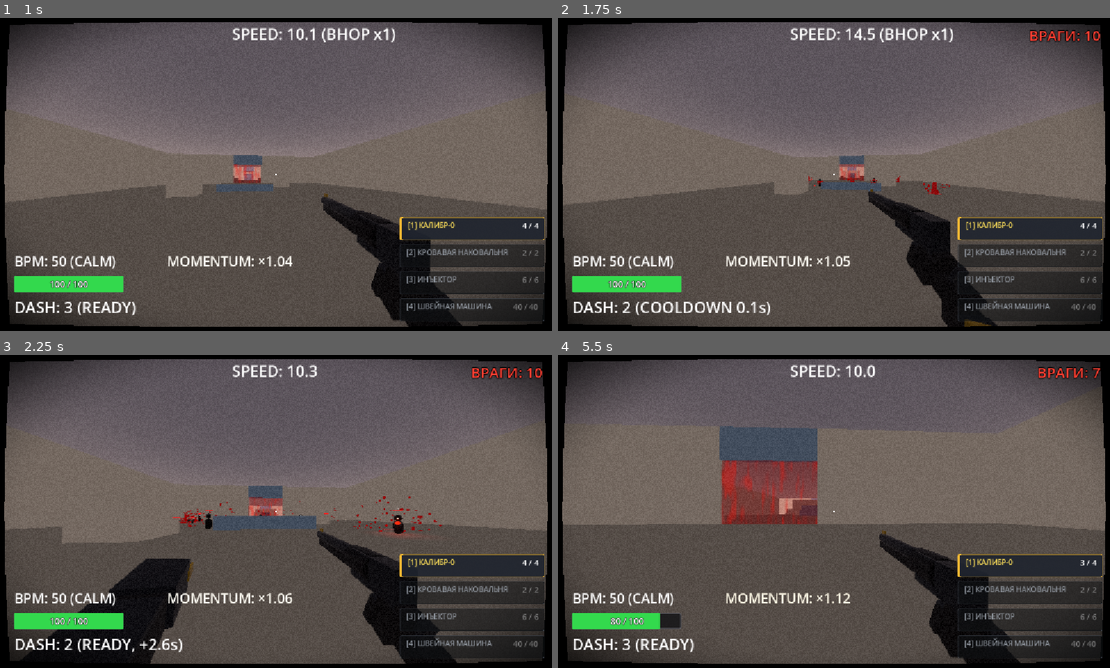
Above: before the commit, frames 1-4 (two rows, left to right).
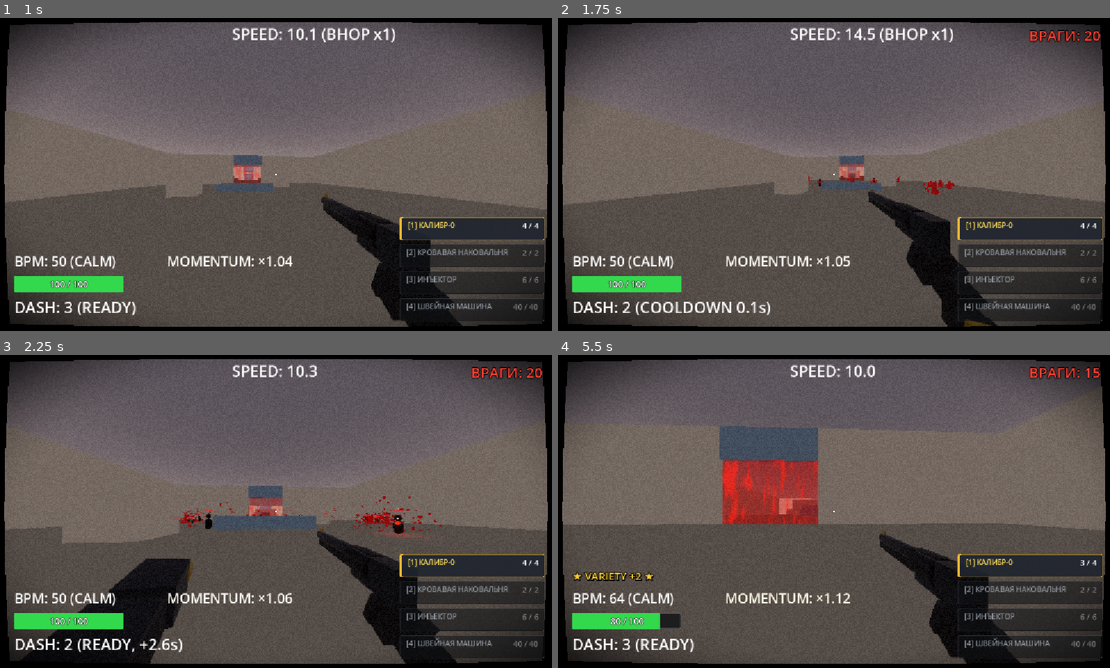
Above: after the commit, the same moments.

Repository: ggou3/voidkill
Game: Godot game, scene res://levels/demo_level.tscn
Two runs of this game, one before a commit and one after it. Both use one fixed random seed, a clock stepped at 60 frames per second and the inputs below. This scene is started directly instead of the project's main scene.
Inputs (mouse positions are in pixels of both pictures, inside the frame that each line leads up to):
- Up to frame 1 (1 s): tap Enter at 0.5 s; move the mouse to (309, 174) at 0.52 s; hold W (move_forward) from 0.53 s (still down); hold Right mouse button (alt_fire) from 0.53 s (still down); tap Space (jump) at 0.77 s
- Up to frame 2 (1.75 s): keep holding W (move_forward); move the mouse to (806, 174) at 1.27 s; release Right mouse button (alt_fire) at 1.28 s; tap Shift (dash) at 1.35 s; tap Space (jump) at 1.52 s
- Up to frame 3 (2.25 s): keep holding W (move_forward); move the mouse to (292, 505) at 2.02 s; hold F (melee) from 2.03 s (still down)
- Up to frame 4 (5.5 s): keep holding W (move_forward); move the mouse to (828, 517) at 2.77 s; release F (melee) at 2.78 s; click (828, 517) at 2.85 s; tap Space (jump) at 3.02, 3.77, 4.52 s; move the mouse to (878, 514) at 3.52 s; hold C (slam) 3.53-4.28 s; move the mouse to (789, 508) at 4.27 s; tap Ctrl (slide) at 4.35 s; move the mouse to (839, 511) at 5.02 s; tap 1 at 5.1 s

Frame 1 is identical in both runs. In frame 2, less than 0.1% of the frame differs, in the area x 51-97%, y 4-55%; in frame 3, 0.2%; in frame 4, 4.1%, in the area x 2-99%, y 3-80%.

Commit message:
feat: roughly double demo level enemy density, mostly swarms
Sector 1: 20, sector 2: 24 + 24 (+ optional hunter), sector 3: 28. Most of the
added enemies are swarm groups; a few melee, shield, bomber, ranged and a
stalker on top. Measured budget is about 40 live enemies before the frame
drops below 60 FPS, so the heaviest wave (28) stays within it.

Diff:
--- a/levels/demo_level.tscn
+++ b/levels/demo_level.tscn
@@ -435,6 +435,150 @@
 [node name="Swarm4" parent="Sectors/Sector3" instance=ExtResource("8_swarm")]
 transform = Transform3D(1, 0, 0, 0, 1, 0, 0, 0, 1, 16, 1, -184)
 
+[node name="SwarmB1" parent="Sectors/Sector1" instance=ExtResource("8_swarm")]
+transform = Transform3D(1, 0, 0, 0, 1, 0, 0, 0, 1, 22, 1, -38)
+
+[node name="SwarmB2" parent="Sectors/Sector1" instance=ExtResource("8_swarm")]
+transform = Transform3D(1, 0, 0, 0, 1, 0, 0, 0, 1, 24, 1, -38)
+
+[node name="SwarmB3" parent="Sectors/Sector1" instance=ExtResource("8_swarm")]
+transform = Transform3D(1, 0, 0, 0, 1, 0, 0, 0, 1, 20, 1, -38)
+
+[node name="SwarmB4" parent="Sectors/Sector1" instance=ExtResource("8_swarm")]
+transform = Transform3D(1, 0, 0, 0, 1, 0, 0, 0, 1, 22, 1, -40)
+
+[node name="SwarmB5" parent="Sectors/Sector1" instance=ExtResource("8_swarm")]
+transform = Transform3D(1, 0, 0, 0, 1, 0, 0, 0, 1, 22, 1, -36)
+
+[node name="SwarmC1" parent="Sectors/Sector1" instance=ExtResource("8_swarm")]
+transform = Transform3D(1, 0, 0, 0, 1, 0, 0, 0, 1, -4, 1, -56)
+
+[node name="SwarmC2" parent="Sectors/Sector1" instance=ExtResource("8_swarm")]
+transform = Transform3D(1, 0, 0, 0, 1, 0, 0, 0, 1, -2, 1, -56)
+
+[node name="SwarmC3" parent="Sectors/Sector1" instance=ExtResource("8_swarm")]
+transform = Transform3D(1, 0, 0, 0, 1, 0, 0, 0, 1, -6, 1, -56)
+
+[node name="SwarmC4" parent="Sectors/Sector1" instance=ExtResource("8_swarm")]
+transform = Transform3D(1, 0, 0, 0, 1, 0, 0, 0, 1, -4, 1, -58)
+
+[node name="Melee4" parent="Sectors/Sector1" instance=ExtResource("6_enemy")]
+transform = Transform3D(1, 0, 0, 0, 1, 0, 0, 0, 1, 4, 1, -40)
+
+[node name="SwarmB1" parent="Sectors/Sector2/Wave1" instance=ExtResource("8_swarm")]
+transform = Transform3D(1, 0, 0, 0, 1, 0, 0, 0, 1, 20, 1, -94)
+
+[node name="SwarmB2" parent="Sectors/Sector2/Wave1" instance=ExtResource("8_swarm")]
+transform = Transform3D(1, 0, 0, 0, 1, 0, 0, 0, 1, 22, 1, -94)
+
+[node name="SwarmB3" parent="Sectors/Sector2/Wave1" instance=ExtResource("8_swarm")]
+transform = Transform3D(1, 0, 0, 0, 1, 0, 0, 0, 1, 18, 1, -94)
+
+[node name="SwarmB4" parent="Sectors/Sector2/Wave1" instance=ExtResource("8_swarm")]
+transform = Transform3D(1, 0, 0, 0, 1, 0, 0, 0, 1, 20, 1, -96)
+
+[node name="SwarmB5" parent="Sectors/Sector2/Wave1" instance=ExtResource("8_swarm")]
+transform = Transform3D(1, 0, 0, 0, 1, 0, 0, 0, 1, 20, 1, -92)
+
+[node name="SwarmC1" parent="Sectors/Sector2/Wave1" instance=ExtResource("8_swarm")]
+transform = Transform3D(1, 0, 0, 0, 1, 0, 0, 0, 1, -4, 1, -124)
+
+[node name="SwarmC2" parent="Sectors/Sector2/Wave1" instance=ExtResource("8_swarm")]
+transform = Transform3D(1, 0, 0, 0, 1, 0, 0, 0, 1, -2, 1, -124)
+
+[node name="SwarmC3" parent="Sectors/Sector2/Wave1" instance=ExtResource("8_swarm")]
+transform = Transform3D(1, 0, 0, 0, 1, 0, 0, 0, 1, -6, 1, -124)
+
+[node name="SwarmC4" parent="Sectors/Sector2/Wave1" instance=ExtResource("8_swarm")]
+transform = Transform3D(1, 0, 0, 0, 1, 0, 0, 0, 1, -4, 1, -126)
+
+[node name="SwarmC5" parent="Sectors/Sector2/Wave1" instance=ExtResource("8_swarm")]
+transform = Transform3D(1, 0, 0, 0, 1, 0, 0, 0, 1, -4, 1, -122)
+
+[node name="Melee4" parent="Sectors/Sector2/Wave1" instance=ExtResource("6_enemy")]
+transform = Transform3D(1, 0, 0, 0, 1, 0, 0, 0, 1, 10, 1, -118)
+
+[node name="Shield3" parent="Sectors/Sector2/Wave1" instance=ExtResource("9_shield")]
+transform = Transform3D(1, 0, 0, 0, 1, 0, 0, 0, 1, 0, 1, -130)
+
+[node name="SwarmC1" parent="Sectors/Sector2/Wave2" instance=ExtResource("8_swarm")]
+transform = Transform3D(1, 0, 0, 0, 1, 0, 0, 0, 1, 18, 1, -140)
+
+[node name="SwarmC2" parent="Sectors/Sector2/Wave2" instance=ExtResource("8_swarm")]
+transform = Transform3D(1, 0, 0, 0, 1, 0, 0, 0, 1, 20, 1, -140)
+
+[node name="SwarmC3" parent="Sectors/Sector2/Wave2" instance=ExtResource("8_swarm")]
+transform = Transform3D(1, 0, 0, 0, 1, 0, 0, 0, 1, 16, 1, -140)
+
+[node name="SwarmC4" parent="Sectors/Sector2/Wave2" instance=ExtResource("8_swarm")]
+transform = Transform3D(1, 0, 0, 0, 1, 0, 0, 0, 1, 18, 1, -142)
+
+[node name="SwarmD1" parent="Sectors/Sector2/Wave2" instance=ExtResource("8_swarm")]
+transform = Transform3D(1, 0, 0, 0, 1, 0, 0, 0, 1, -14, 1, -100)
+
+[node name="SwarmD2" parent="Sectors/Sector2/Wave2" instance=ExtResource("8_swarm")]
+transform = Transform3D(1, 0, 0, 0, 1, 0, 0, 0, 1, -12, 1, -100)
+
+[node name="SwarmD3" parent="Sectors/Sector2/Wave2" instance=ExtResource("8_swarm")]
+transform = Transform3D(1, 0, 0, 0, 1, 0, 0, 0, 1, -16, 1, -100)
+
+[node name="SwarmD4" parent="Sectors/Sector2/Wave2" instance=ExtResource("8_swarm")]
+transform = Transform3D(1, 0, 0, 0, 1, 0, 0, 0, 1, -14, 1, -102)
+
+[node name="Melee3" parent="Sectors/Sector2/Wave2" instance=ExtResource("6_enemy")]
+transform = Transform3D(1, 0, 0, 0, 1, 0, 0, 0, 1, -20, 1, -115)
+
+[node name="Bomber3" parent="Sectors/Sector2/Wave2" instance=ExtResource("11_bomber")]
+transform = Transform3D(1, 0, 0, 0, 1, 0, 0, 0, 1, 0, 1, -80)
+
+[node name="Ranged1" parent="Sectors/Sector2/Wave2" instance=ExtResource("7_ranged")]
+transform = Transform3D(1, 0, 0, 0, 1, 0, 0, 0, 1, 12, 1, -104)
+
+[node name="Stalker1" parent="Sectors/Sector2/Wave2" instance=ExtResource("14_stalker")]
+transform = Transform3D(1, 0, 0, 0, 1, 0, 0, 0, 1, -18, 1, -135)
+
+[node name="SwarmB1" parent="Sectors/Sector3" instance=ExtResource("8_swarm")]
+transform = Transform3D(1, 0, 0, 0, 1, 0, 0, 0, 1, -20, 1, -180)
+
+[node name="SwarmB2" parent="Sectors/Sector3" instance=ExtResource("8_swarm")]
+transform = Transform3D(1, 0, 0, 0, 1, 0, 0, 0, 1, -22, 1, -180)
+
+[node name="SwarmB3" parent="Sectors/Sector3" instance=ExtResource("8_swarm")]
+transform = Transform3D(1, 0, 0, 0, 1, 0, 0, 0, 1, -18, 1, -180)
+
+[node name="SwarmB4" parent="Sectors/Sector3" instance=ExtResource("8_swarm")]
+transform = Transform3D(1, 0, 0, 0, 1, 0, 0, 0, 1, -20, 1, -182)
+
+[node name="SwarmB5" parent="Sectors/Sector3" instance=ExtResource("8_swarm")]
+transform = Transform3D(1, 0, 0, 0, 1, 0, 0, 0, 1, -20, 1, -178)
+
+[node name="SwarmC1" parent="Sectors/Sector3" instance=ExtResource("8_swarm")]
+transform = Transform3D(1, 0, 0, 0, 1, 0, 0, 0, 1, 0, 1, -170)
+
+[node name="SwarmC2" parent="Sectors/Sector3" instance=ExtResource("8_swarm")]
+transform = Transform3D(1, 0, 0, 0, 1, 0, 0, 0, 1, 2, 1, -170)
+
+[node name="SwarmC3" parent="Sectors/Sector3" instance=ExtResource("8_swarm")]
+transform = Transform3D(1, 0, 0, 0, 1, 0, 0, 0, 1, -2, 1, -170)
+
+[node name="SwarmC4" parent="Sectors/Sector3" instance=ExtResource("8_swarm")]
+transform = Transform3D(1, 0, 0, 0, 1, 0, 0, 0, 1, 0, 1, -172)
+
+[node name="SwarmD1" parent="Sectors/Sector3" instance=ExtResource("8_swarm")]
+transform = Transform3D(1, 0, 0, 0, 1, 0, 0, 0, 1, 10, 1, -214)
+
+[node name="SwarmD2" parent="Sectors/Sector3" instance=ExtResource("8_swarm")]
+transform = Transform3D(1, 0, 0, 0, 1, 0, 0, 0, 1, 12, 1, -214)
+
+[node name="SwarmD3" parent="Sectors/Sector3" instance=ExtResource("8_swarm")]
+transform = Transform3D(1, 0, 0, 0, 1, 0, 0, 0, 1, 8, 1, -214)
+
+[node name="Melee4" parent="Sectors/Sector3" instance=ExtResource("6_enemy")]
+transform = Transform3D(1, 0, 0, 0, 1, 0, 0, 0, 1, -8, 1, -190)
+
+[node name="Ranged3" parent="Sectors/Sector3" instance=ExtResource("7_ranged")]
+transform = Transform3D(1, 0, 0, 0, 1, 0, 0, 0, 1, -24, 1, -160)
+
 [node name="Barriers" type="Node3D" parent="."]
 
 [node name="Barrier1" type="Node3D" parent="Barriers" node_paths=PackedStringArray("sector")]
